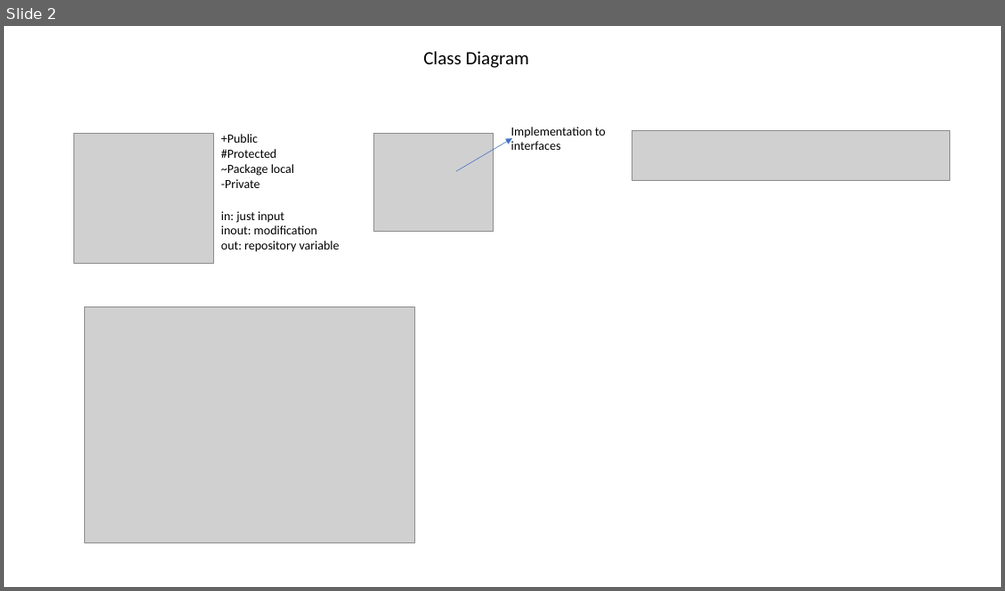
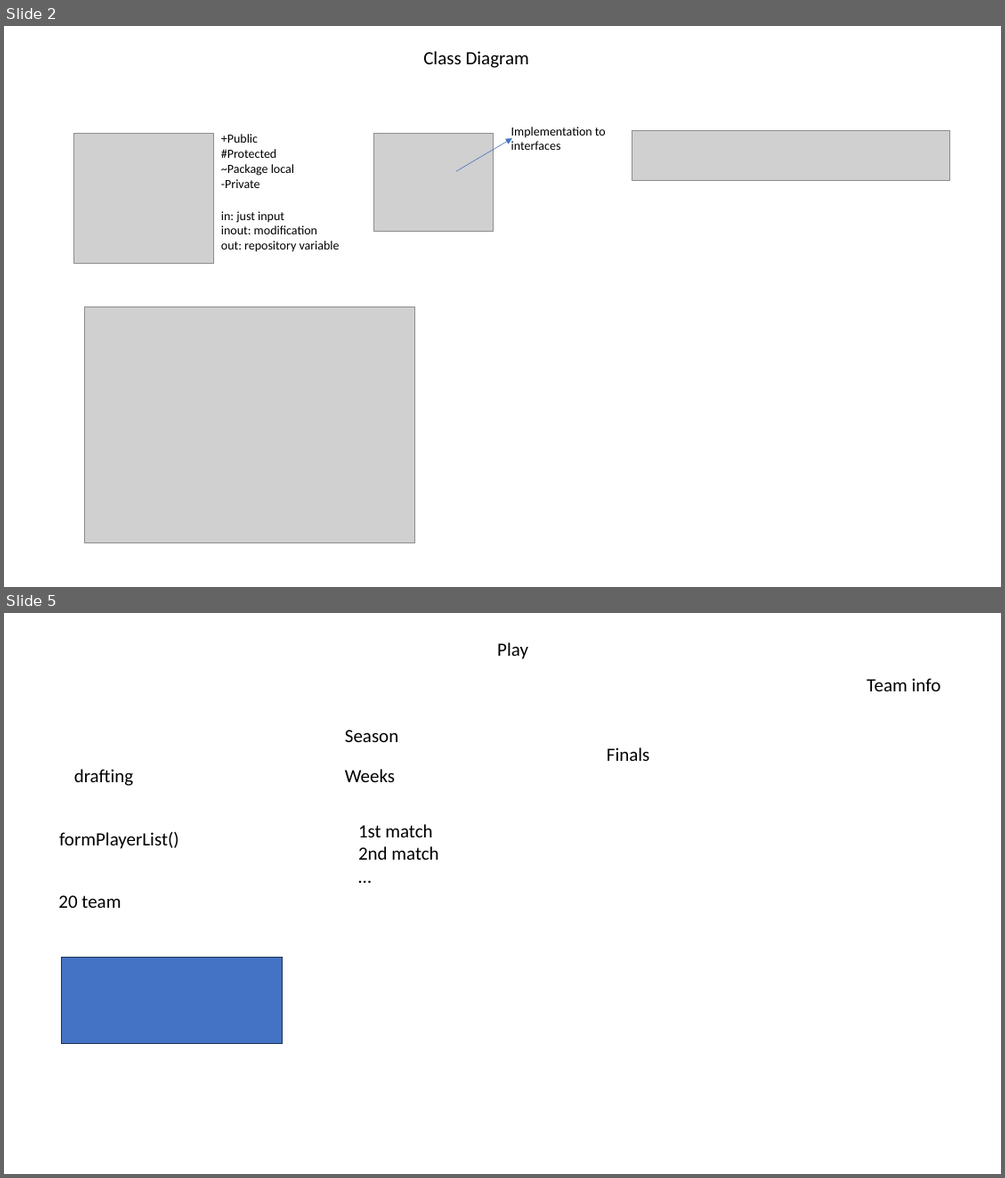
Before and after one commit to GGulsoy/NBASimulator, a slide deck: other documents/Flowchart repeat.pptx. Shown one above the other, each under a label of ours: slide 2 before the commit, slides 2 and 5 after it; the slides between them are not shown. The pictures are 1005x591 and 1005x1178 pixels, drawn with LibreOffice and Linux fonts; fonts in the diff are those of the drawing; grey boxes stand for pictures. Boxes give left, top, right and bottom in pixels: in the first picture for what was removed or moved away, otherwise in the second. Text is boxed around its words. In the diff, an @@ line names an element or a change of style, - is before the commit and + after.

```diff
--- a/other documents/Flowchart repeat.pptx
+++ b/other documents/Flowchart repeat.pptx
@@ slide 5 added at [4, 613, 1001, 1174], background #FFFFFF @@
@@ text added at [497, 642, 528, 659], 18 pt, text #000000 @@
+Play
@@ text added at [866, 678, 941, 691], 18 pt, text #000000 @@
+Team info
@@ text added at [345, 730, 398, 742], 18 pt, text #000000 @@
+Season
@@ text added at [74, 769, 133, 786], 18 pt, text #000000 @@
+drafting
@@ text added at [345, 769, 395, 782], 18 pt, text #000000 @@
+Weeks
@@ text added at [607, 747, 650, 761], 18 pt, text #000000 @@
+Finals
@@ text added at [358, 824, 438, 860], 18 pt, text #000000 @@
+1st match
+2nd match
+…
@@ text added at [59, 832, 179, 849], 18 pt, text #000000 @@
+formPlayerList()
@@ text added at [58, 895, 121, 908], 18 pt, text #000000 @@
+20 team
@@ rectangle added at [62, 957, 283, 1044], fill #4472C4, outline #1E3256 1 pt @@
```
Also in this commit, not shown: 1 slide changed, 2 other slides added, 1 slide removed, 24 other files.
